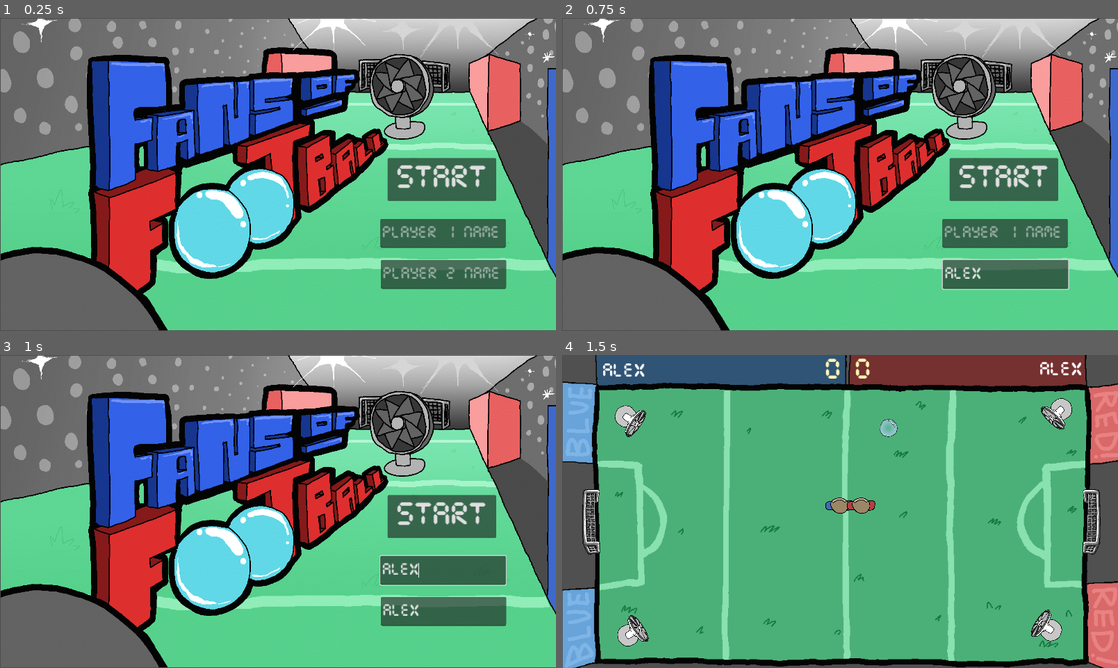
Above: before the commit, frames 1-4 (two rows, left to right).
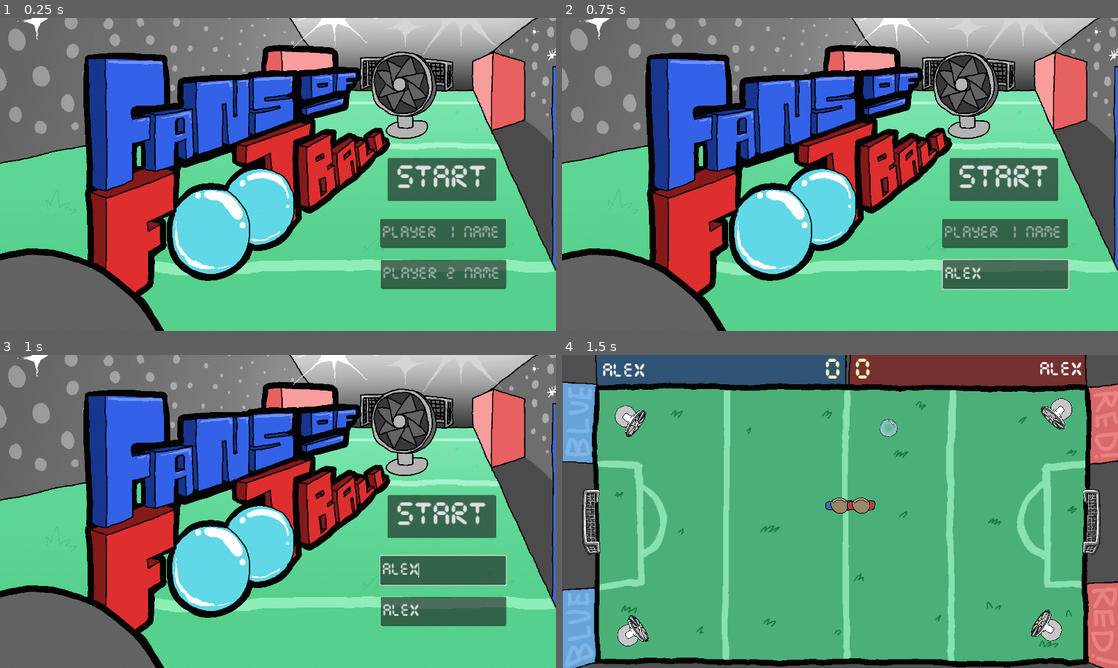
Above: after the commit, the same moments.

Repository: Calandir/ggj-2025
Game: Godot game, scene res://Scenes/menu.tscn
Two runs of this game, one before a commit and one after it. Both use one fixed random seed, a clock stepped at 60 frames per second and the inputs below. Sound files missing from this copy of the repository are replaced by a short silence.
Inputs (mouse positions are in pixels of both pictures, inside the frame that each line leads up to):
- Up to frame 1 (0.25 s): no input
- Up to frame 2 (0.75 s): click (1006, 274) at 0.52 s; type "Alex" at 0.6 s
- Up to frame 3 (1 s): click (444, 570) at 0.75 s; type "Alex" at 0.83 s
- Up to frame 4 (1.5 s): click "START" at 1.25 s

The runs differ from the first frame. In frame 1, 14% of the frame differs, in the area x 0-100%, y 0-100%; in frame 2, 14%; in frame 3, 14%; in frame 4, nothing differs.

Commit message:
scale menu art to enCUMpus camera

Diff:
--- a/Scenes/menu.tscn
+++ b/Scenes/menu.tscn
@@ -52,7 +52,7 @@
 
 [node name="Sprite2D" type="Sprite2D" parent="."]
 position = Vector2(577, 324)
-scale = Vector2(0.599236, 0.642964)
+scale = Vector2(0.61, 0.655)
 texture = ExtResource("3_tsqhi")
 
 [node name="AudioStreamPlayer" type="AudioStreamPlayer" parent="."]
--- a/Scripts/example_scene.gd
+++ b/Scripts/example_scene.gd
@@ -21,12 +21,12 @@
 		var player_1_win_screen = win_group.find_child("BlueWinsSprite")
 		var player_2_win_screen = win_group.find_child("RedWinsSprite")
 		if goal_num:
-			player_name = Globalvars.player1_name
+			player_name = Globalvars.player2_name
 			losing_player = $"Player 1"
 			player_1_win_screen.show()
 			player_2_win_screen.hide()
 		else:
-			player_name = Globalvars.player2_name
+			player_name = Globalvars.player1_name
 			losing_player = $"Player 0"
 			player_2_win_screen.show()
 			player_1_win_screen.hide()
Not shown, added: Art/credits_screen.png.import
